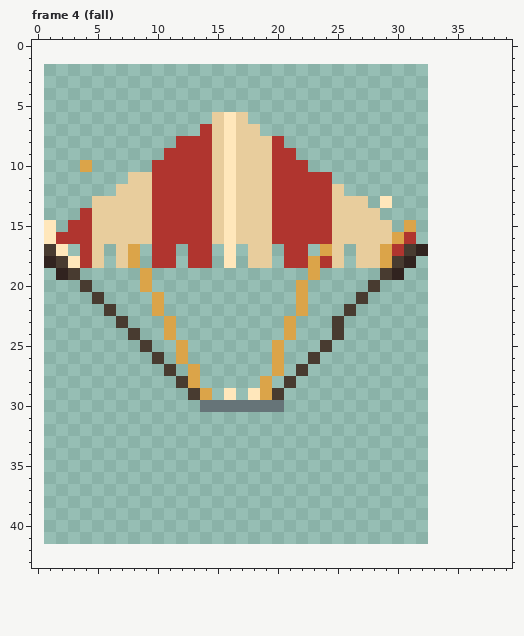
Pixel-art file, stored at art/skills/parachute.aseprite. That is the earlier state.
32x40 pixels, 4 frames. Shown: frame 4 (fall). The old version is drawn lined up with the new one, on the new canvas. The commit also changed other frames, which this record leaves out.
The same view after the edit:
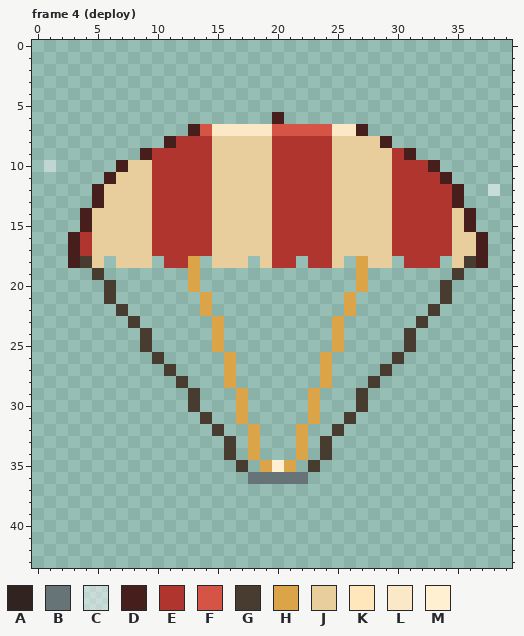
Palette (. is transparent): A #31231f  B #667478  C #ffffff78  D #461e1c  E #b0352f  F #d65446  G #483b30  H #dba449  J #e8cd9d  K #ffe7bb  L #fae8c6  M #fff0d2
The edit:
canvas 32x40 -> 40x44, the old top-left corner now at 1,2
Changed rows in their new state; - is an unchanged pixel.
Frame 4 (deploy):
first column x 1:
 6 --------------...--D------------------
 7 ------------DFLLLLLFFFFFLLD-----------
 8 ----------D----J----EEEEJJJJD---------
 9 --------DE-----J-----EEEJJJJJED-------
10 C--.--DJJ------J------EEJJJJJEEED-----
11 -----DJ--------J--------JJJJJEEEED----
12 ----DJ---------J---------JJJJEEEEED--C
13 ----D----------J-----------JJEEEEED---
14 ---D-----------J------------JEEEEEJD--
15 .-.D-----------J-------------EEEEEJD--
16 ..D------------J-------------E-EEEJJD-
17 ..D--J-JJ--E--JJJ--E--EE-J--J-EEEEJJD-
18 ..DG---JJ.-EH.JJJ.-E-.E---H-J.EEE-JGD-
19 -..-G---.---H---------.---H-..----G---
20 ---.-G--.---H--------.----H.-----G----
21 ----.G---.---H-------.---H.------G----
22 -----.G--.---H-------.---H------G-----
23 ------.G--.---H-----.---H------G------
24 -------.G-.---H-----.---H-----G-------
25 -----------.--H----.---.H-----G-------
26 -----------.---H---.--.H-----G--------
27 ------------.--H---.-.-H----G---------
28 ------------.--H--.-.--H---G----------
29 -------------.-.H...--H---G-----------
30 ------------G...H...--H---G-----------
31 -------------G--H-----H--G------------
32 --------------G--H---H--G-------------
33 ---------------G-H---H-G--------------
34 ---------------G-H---H-G--------------
35 ----------------G-HMH-G---------------
36 -----------------BBBBB----------------
Pixel boxes of the changes (left, top, right, bottom) in both pictures:
changed: (44, 112, 500, 484)
